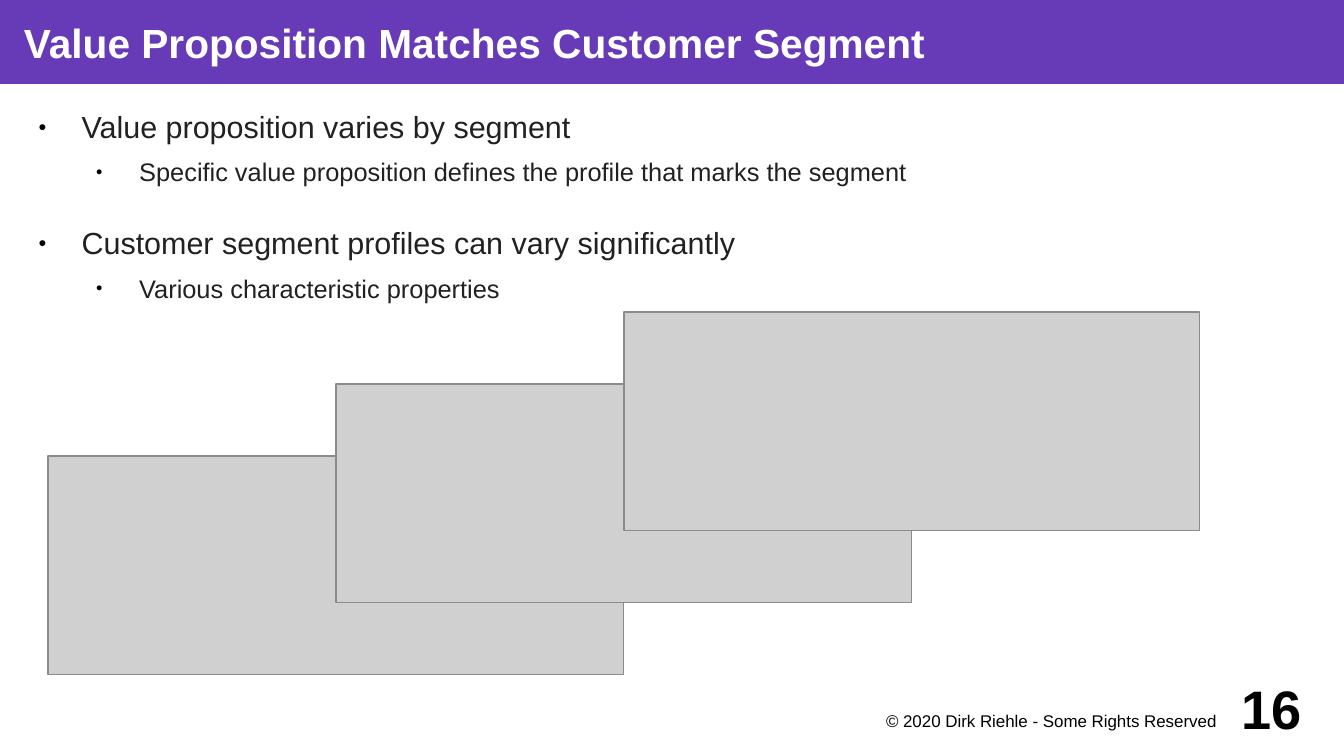
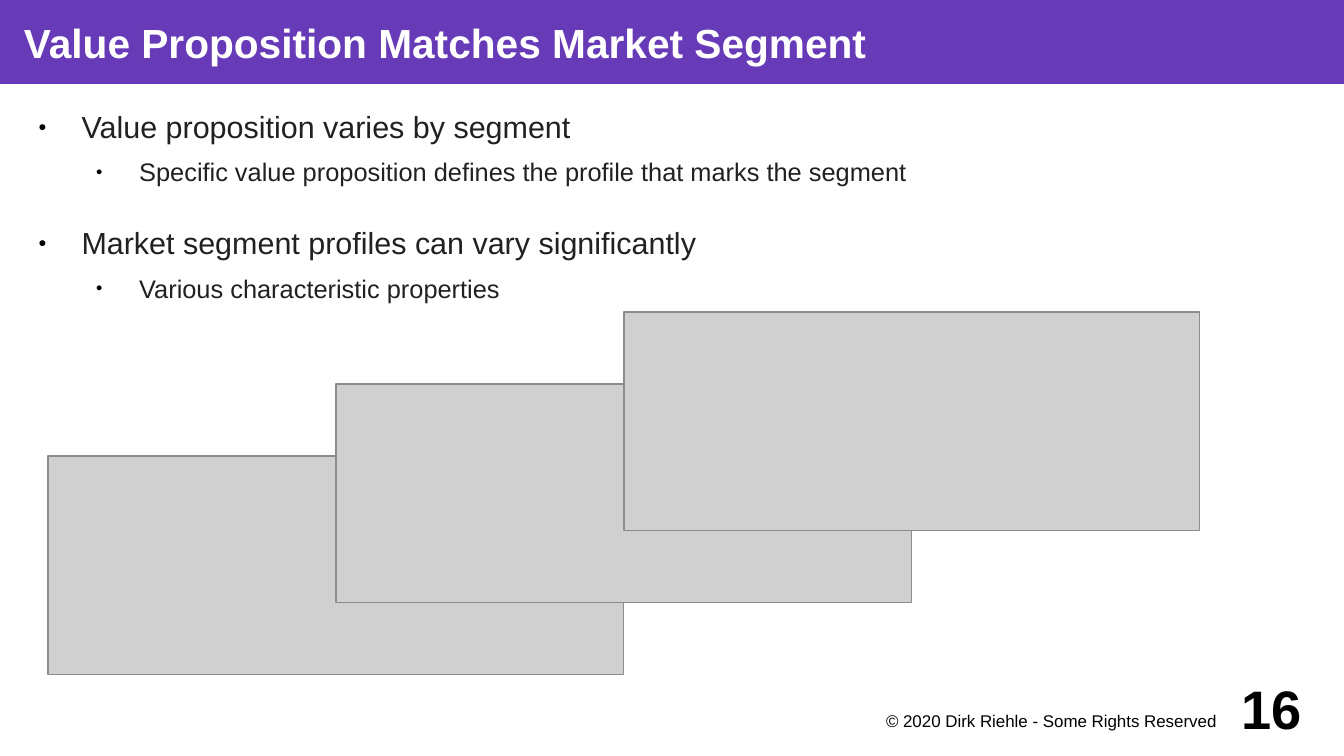
Before and after one commit to dirkriehle/coss-course, a slide deck: slide 16 of Lecture slides/COSS B04 - Business Models.odp. Drawn at 1344x756 pixels with LibreOffice and Linux fonts; fonts in the diff are those of the drawing; grey boxes stand for pictures. Boxes give left, top, right and bottom in pixels: in the first picture for what was removed or moved away, otherwise in the second. Text is boxed around its words. In the diff, an @@ line names an element or a change of style, - is before the commit and + after.

```diff
--- a/Lecture slides/COSS B04 - Business Models.odp
+++ b/Lecture slides/COSS B04 - Business Models.odp
@@ title at (x1=24, y1=28, x2=866, y2=65): text changed @@
-Value Proposition Matches Customer Segment
+Value Proposition Matches Market Segment
@@ text at (x1=82, y1=232, x2=696, y2=260): text changed @@
-● Customer segment profiles can vary significantly
+● Market segment profiles can vary significantly
```
Also in this commit, not shown: 16 other slides changed, 28 other files.
